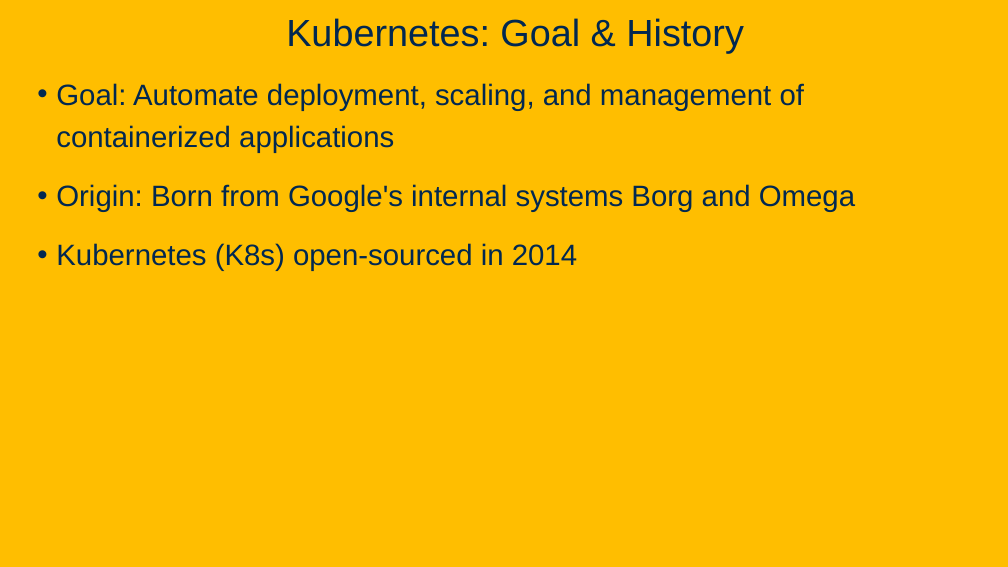
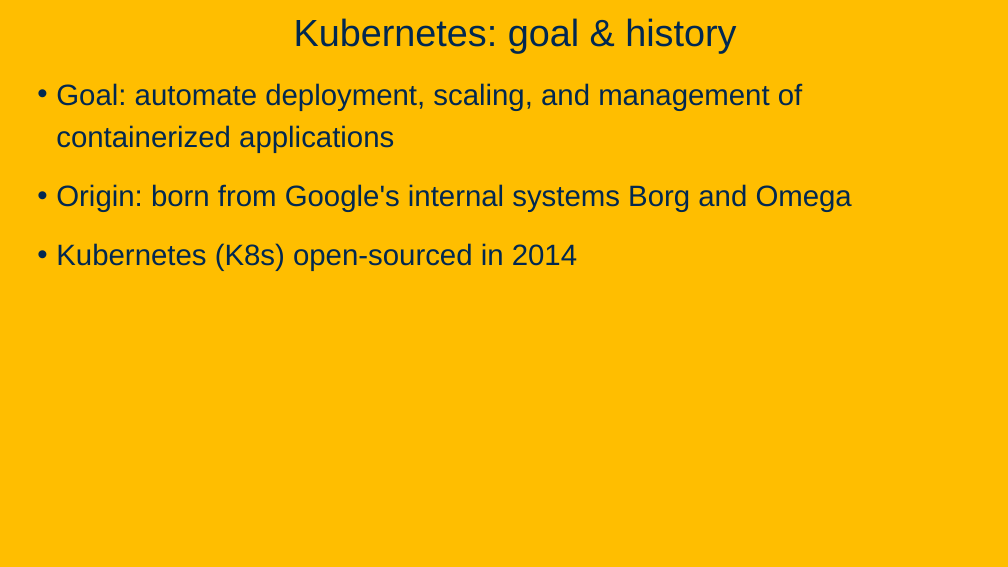
Before and after one commit to davsec-teaching/W26_ECS_160, a slide deck: slide 6 of slides/Kubernetes.pptx. Drawn at 1008x567 pixels with LibreOffice and Linux fonts; fonts in the diff are those of the drawing; background and template pictures are left out. Boxes give left, top, right and bottom in pixels: in the first picture for what was removed or moved away, otherwise in the second. Text is boxed around its words. In the diff, an @@ line names an element or a change of style, - is before the commit and + after.

Commit message:
nits in Kubernetes slides, WIP software testing

```diff
--- a/slides/Kubernetes.pptx
+++ b/slides/Kubernetes.pptx
@@ title at [294, 18, 736, 53]: text changed @@
-Kubernetes: Goal & History
+Kubernetes: goal & history
@@ text at [56, 83, 852, 212]: text changed @@
-• Goal: Automate deployment, scaling, and management of containerized applications
-• Origin: Born from Google's internal systems Borg and Omega
+• Goal: automate deployment, scaling, and management of containerized applications
+• Origin: born from Google's internal systems Borg and Omega
```
Also in this commit, not shown: 16 other slides changed, 7 slides added, 1 slide removed, 1 other file.
